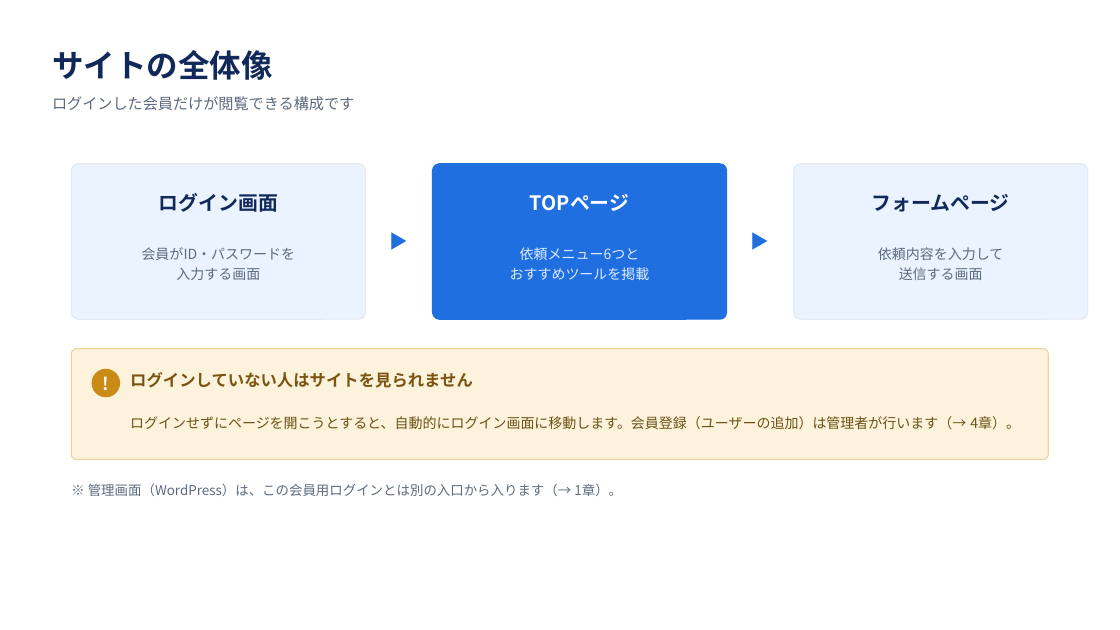
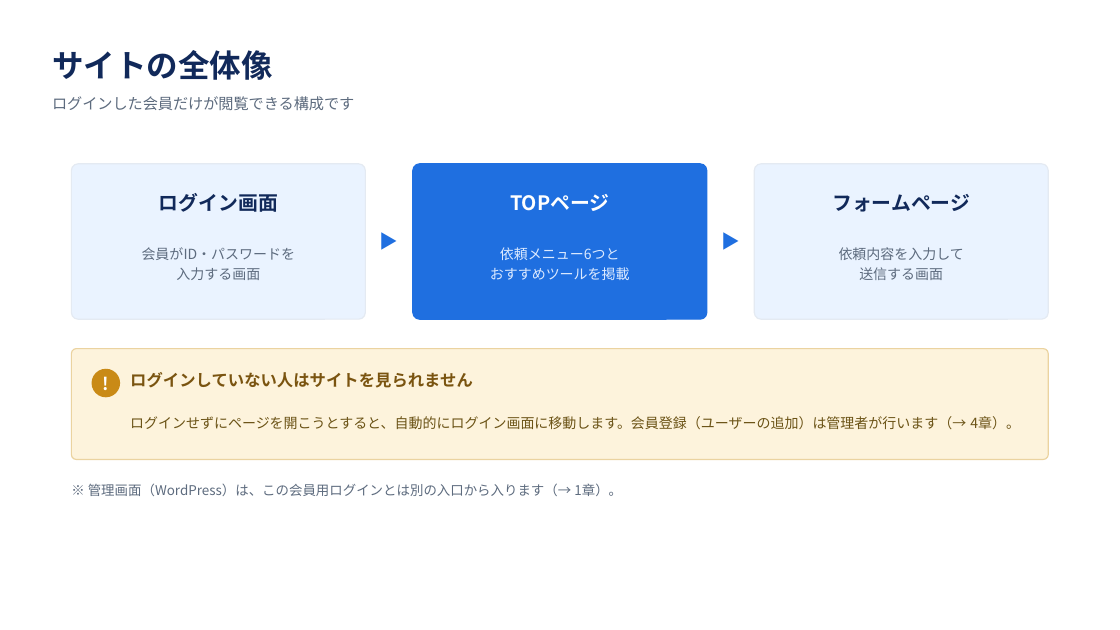
Before and after one commit to tagukichi/tsunagu, a slide deck: slide 3 of docs/manual/つなぐ依頼ページ_運用マニュアル.pptx. Drawn at 1120x630 pixels with LibreOffice and Linux fonts; fonts in the diff are those of the drawing. Boxes give left, top, right and bottom in pixels: in the first picture for what was removed or moved away, otherwise in the second. Text is boxed around its words. In the diff, an @@ line names an element or a change of style, - is before the commit and + after.

```diff
--- a/docs/manual/つなぐ依頼ページ_運用マニュアル.pptx
+++ b/docs/manual/つなぐ依頼ページ_運用マニュアル.pptx
@@ 2 texts, 1 rounded rectangle: place and size @@
-2 texts, 1 rounded rectangle at [433, 164, 727, 319]
+2 texts, 1 rounded rectangle at [413, 164, 707, 319]
@@ 2 texts, 1 rounded rectangle: place and size @@
-2 texts, 1 rounded rectangle at [794, 164, 1088, 319]
+2 texts, 1 rounded rectangle at [755, 164, 1049, 319]
@@ text "▶" rewrapped from [370, 220, 429, 262] to [365, 220, 413, 262] @@
@@ text "▶" rewrapped from [731, 220, 790, 262] to [707, 220, 754, 262] @@
```
Also in this commit, not shown: 6 other slides changed, 1 other file.
